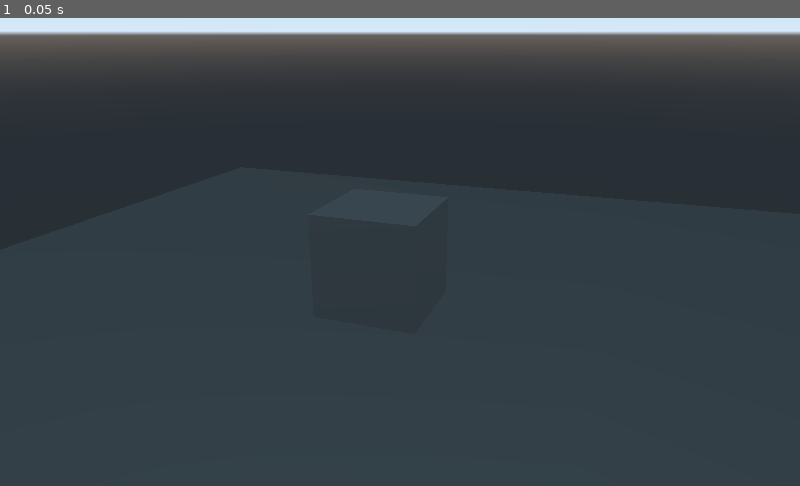
Above: before the commit, frame 1.
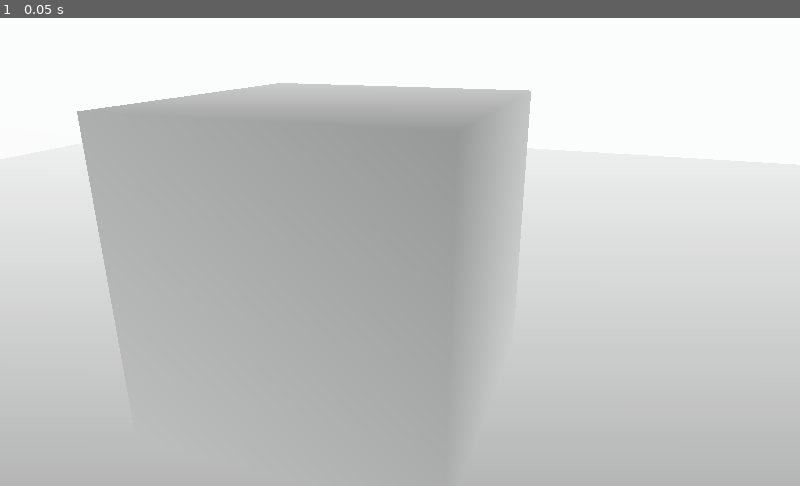
Above: after the commit, the same moment.

Repository: SmBe19/AJ8
Game: Godot game, scene res://scn/Root.tscn
The game is run twice, just before and just after one commit, with the same random seed, the same clock (stepped at 60 frames per second) and the same inputs.
Inputs:
- Up to frame 1 (0.05 s): no input

The runs differ from the first frame. In frame 1, 100% of the frame differs, in the area x 0-100%, y 0-100%.

Commit message:
Add depth shader

Diff:
--- a/scn/Root.tscn
+++ b/scn/Root.tscn
@@ -1,18 +1,33 @@
-[gd_scene load_steps=4 format=2]
+[gd_scene load_steps=7 format=2]
 
 [ext_resource path="res://src/Root.gd" type="Script" id=1]
 [ext_resource path="res://msh/testlvl.obj" type="ArrayMesh" id=2]
 [ext_resource path="res://default_env.tres" type="Environment" id=3]
+[ext_resource path="res://src/Depth.shader" type="Shader" id=4]
 
-[node name="Root" type="Spatial"]
+[sub_resource type="QuadMesh" id=3]
+size = Vector2( 2, 2 )
+
+[sub_resource type="ShaderMaterial" id=5]
+shader = ExtResource( 4 )
+
+[node name="Root" type="Node"]
 script = ExtResource( 1 )
 
-[node name="testlvl" type="MeshInstance" parent="."]
+[node name="Spatial" type="Spatial" parent="."]
+
+[node name="MeshInstance" type="MeshInstance" parent="Spatial"]
+extra_cull_margin = 16384.0
+mesh = SubResource( 3 )
+material/0 = SubResource( 5 )
+
+[node name="testlvl" type="MeshInstance" parent="Spatial"]
 mesh = ExtResource( 2 )
 material/0 = null
 material/1 = null
 
-[node name="Camera" type="Camera" parent="."]
-transform = Transform( 0.34202, 0.321394, -0.883022, 0, 0.939693, 0.34202, 0.939693, -0.116978, 0.321394, -10, 4, 4 )
+[node name="Camera" type="Camera" parent="Spatial"]
+transform = Transform( 0.34202, 0.321394, -0.883022, 0, 0.939693, 0.34202, 0.939693, -0.116978, 0.321394, -3.37155, 1.37435, 1.6176 )
 environment = ExtResource( 3 )
 fov = 42.5754
+far = 44.3
--- /dev/null
+++ b/src/Depth.shader
@@ -0,0 +1,14 @@
+shader_type spatial;
+
+void vertex() {
+	POSITION = vec4(VERTEX, 1.0);
+}
+
+void fragment() {
+	float depth = texture(DEPTH_TEXTURE, SCREEN_UV).r;
+	depth = depth * 2. - 1.;
+	depth = PROJECTION_MATRIX[3][2] / (depth + PROJECTION_MATRIX[2][2]);
+
+	ALBEDO.rgb = vec3(0.);
+	EMISSION.rgb = vec3(1.-1./depth);
+}
--- a/src/Root.gd
+++ b/src/Root.gd
@@ -1,16 +1 @@
-extends Spatial
-
-
-# Declare member variables here. Examples:
-# var a = 2
-# var b = "text"
-
-
-# Called when the node enters the scene tree for the first time.
-func _ready():
-	pass # Replace with function body.
-
-
-# Called every frame. 'delta' is the elapsed time since the previous frame.
-#func _process(delta):
-#	pass
+extends Node
